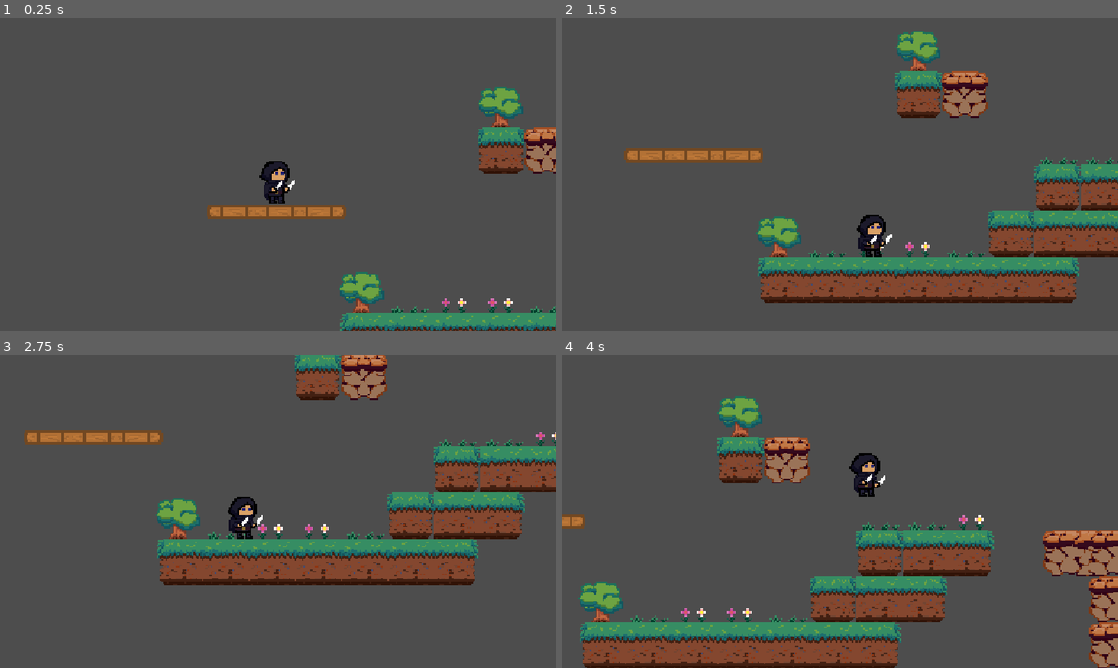
Above: before the commit, frames 1-4 (two rows, left to right).
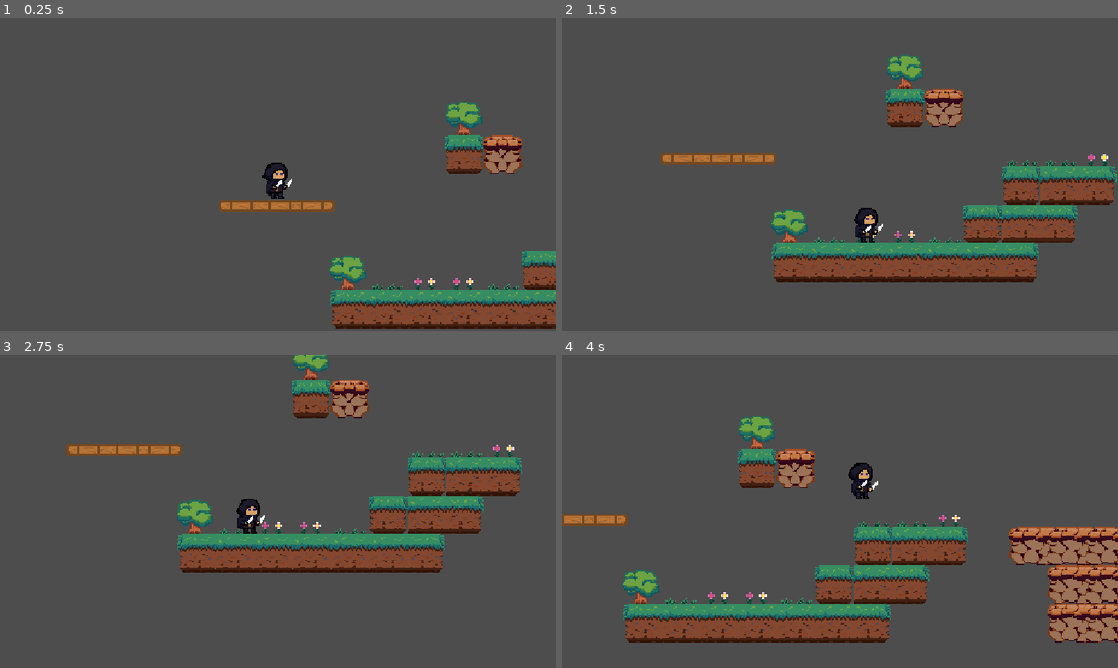
Above: after the commit, the same moments.

Repository: clrkxd/assassins-indeed
Game: Godot game, scene res://scenes/game.tscn
Two runs of this game, one before a commit and one after it. Both use one fixed random seed, a clock stepped at 60 frames per second and the inputs below.
Inputs:
- Up to frame 1 (0.25 s): no input
- Up to frame 2 (1.5 s): tap Enter (ui_accept) at 0.5, 0.77 s; hold Right (ui_right) from 0.53 s (still down)
- Up to frame 3 (2.75 s): tap Enter (ui_accept) at 1.52 s; release Right (ui_right) at 2.03 s; hold Left (ui_left) from 2.03 s (still down)
- Up to frame 4 (4 s): release Left (ui_left) at 2.78 s; hold Right (ui_right) from 2.78 s (still down); tap Enter (ui_accept) at 3.02, 3.77 s

The runs differ from the first frame. In frame 1, 12% of the frame differs, in the area x 37-100%, y 22-100%; in frame 2, 21%; in frame 3, 19%; in frame 4, 27%, in the area x 0-100%, y 13-100%.

Commit message:
adjusted camera

Diff:
--- a/scenes/game.tscn
+++ b/scenes/game.tscn
@@ -139,7 +139,7 @@
 
 [node name="Camera2D" type="Camera2D" parent="Player" unique_id=1706648720]
 position = Vector2(1, -16)
-zoom = Vector2(3, 3)
+zoom = Vector2(2.5, 2.5)
 position_smoothing_enabled = true
 
 [node name="Platform" parent="." unique_id=1499004820 instance=ExtResource("3_lnu2h")]
